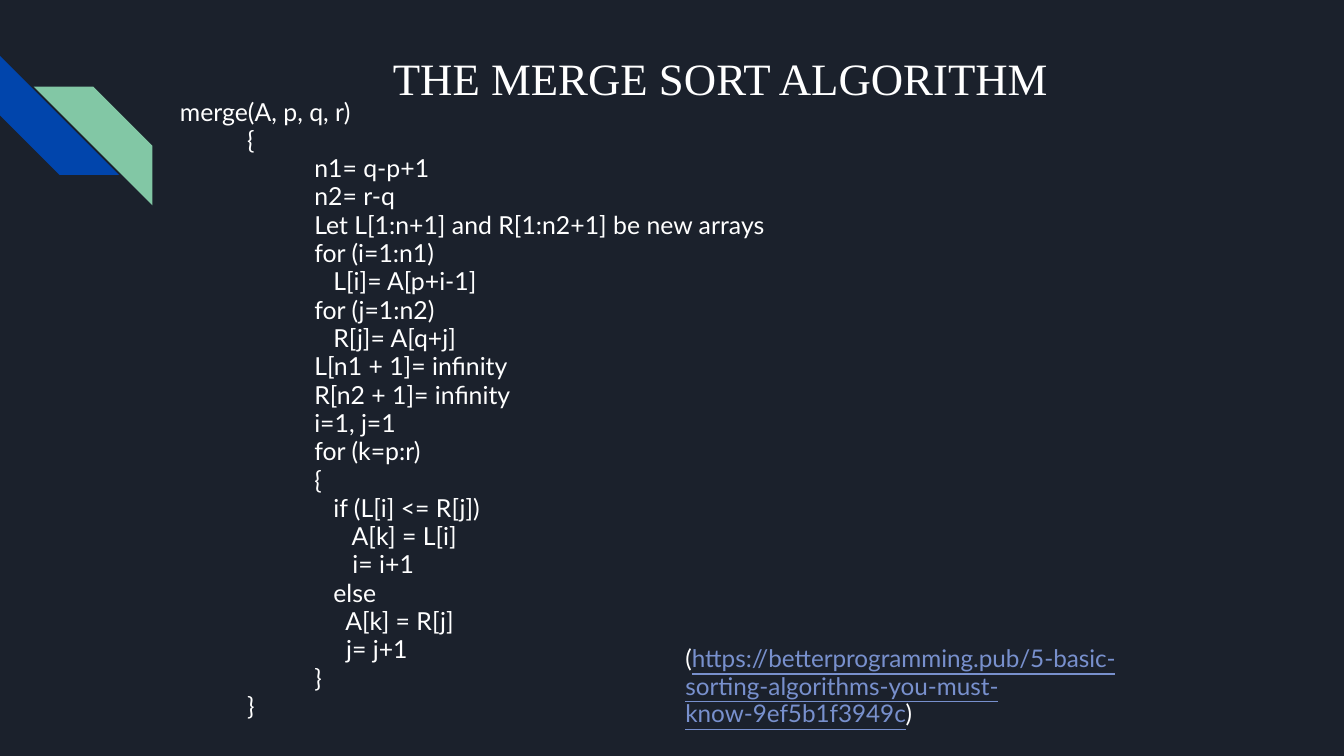
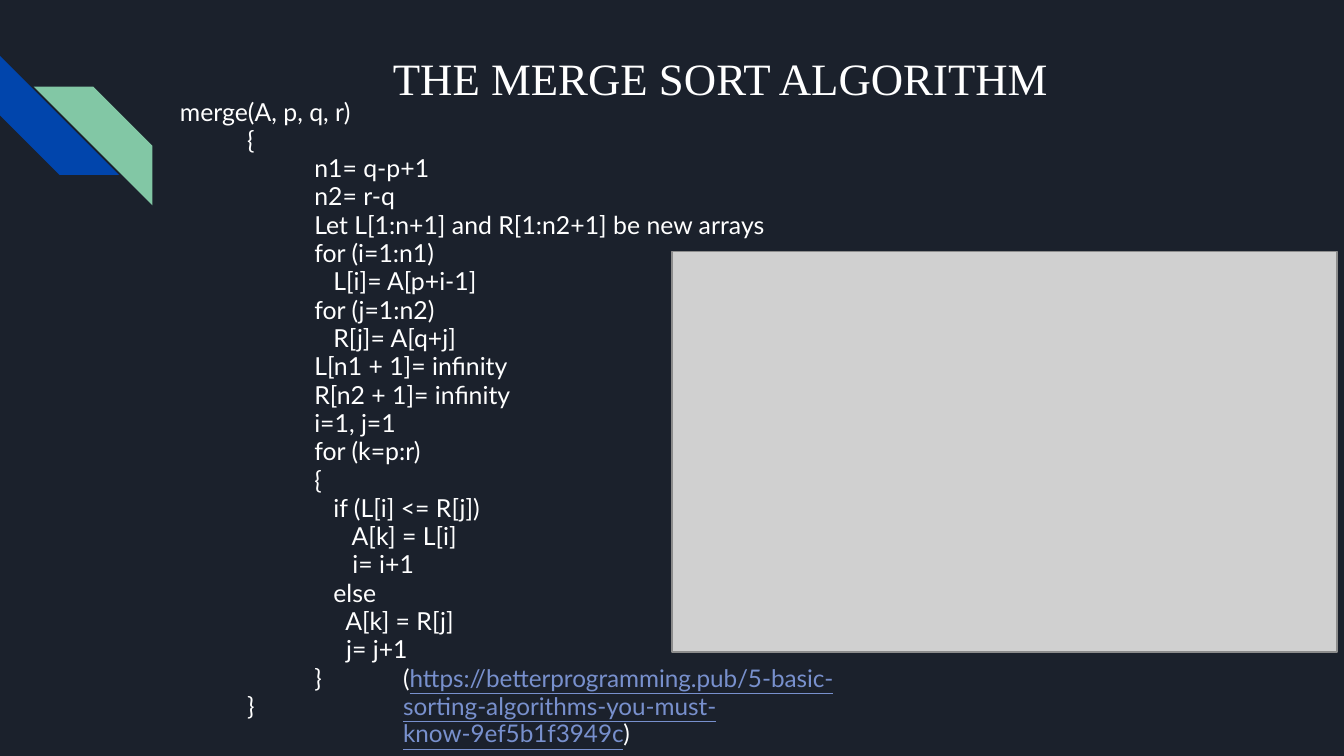
Before and after one commit to smunt97/CS608, a slide deck: slide 8 of Group7_SortingAlgorithms.pptx. Drawn at 1344x756 pixels with LibreOffice and Linux fonts; fonts in the diff are those of the drawing; grey boxes stand for pictures. Boxes give left, top, right and bottom in pixels: in the first picture for what was removed or moved away, otherwise in the second. Text is boxed around its words. In the diff, an @@ line names an element or a change of style, - is before the commit and + after.

```diff
--- a/Group7_SortingAlgorithms.pptx
+++ b/Group7_SortingAlgorithms.pptx
@@ picture added at (672, 251, 1337, 652) @@
@@ text "(https://betterprogramming.pub/5-basic-sorting-algorithms-yo ...": place and size @@
-text "(https://betterprogramming.pub/5-basic-sorting-algorithms-yo ..." at (685, 648, 1115, 726)
+text "(https://betterprogramming.pub/5-basic-sorting-algorithms-yo ..." at (403, 668, 833, 746)
```
Also in this commit, not shown: 9 other slides changed.
